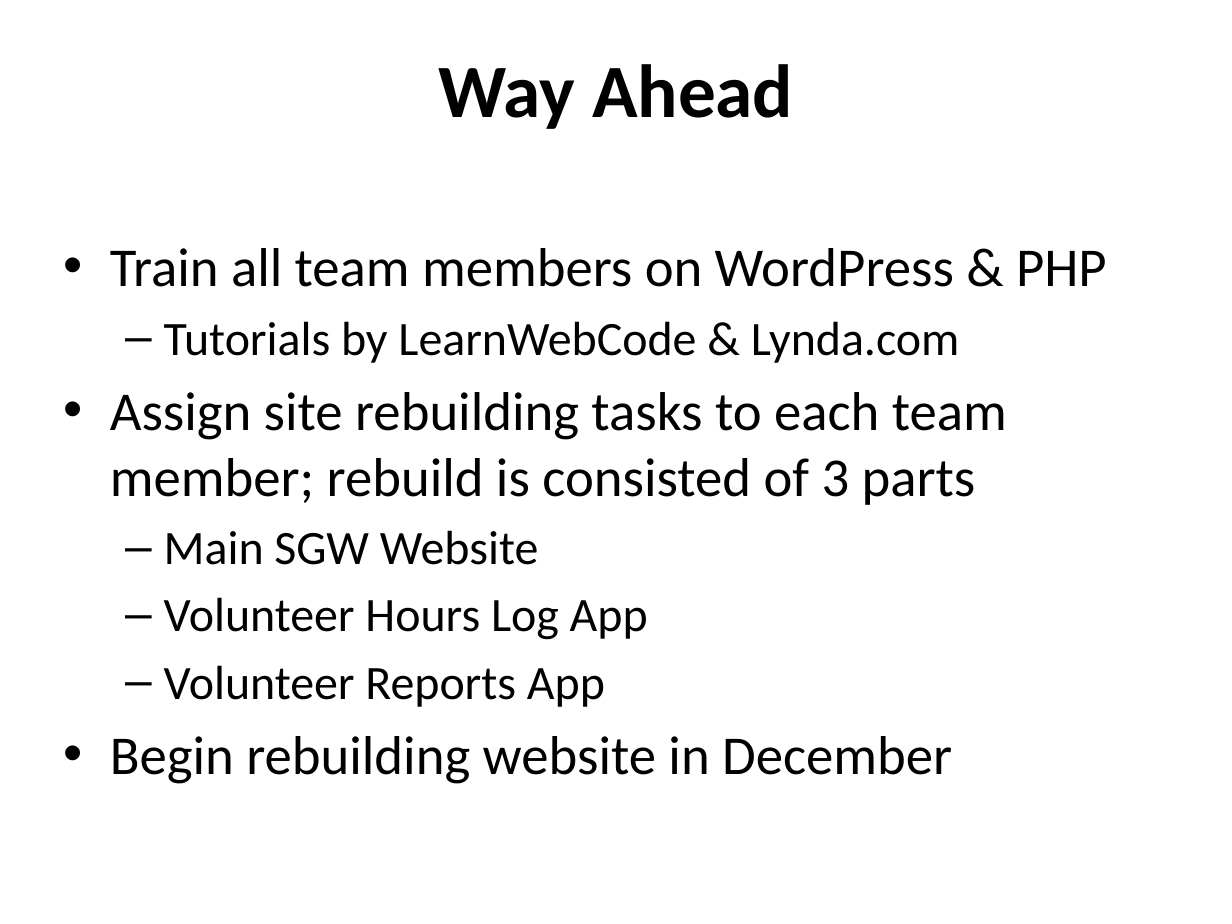
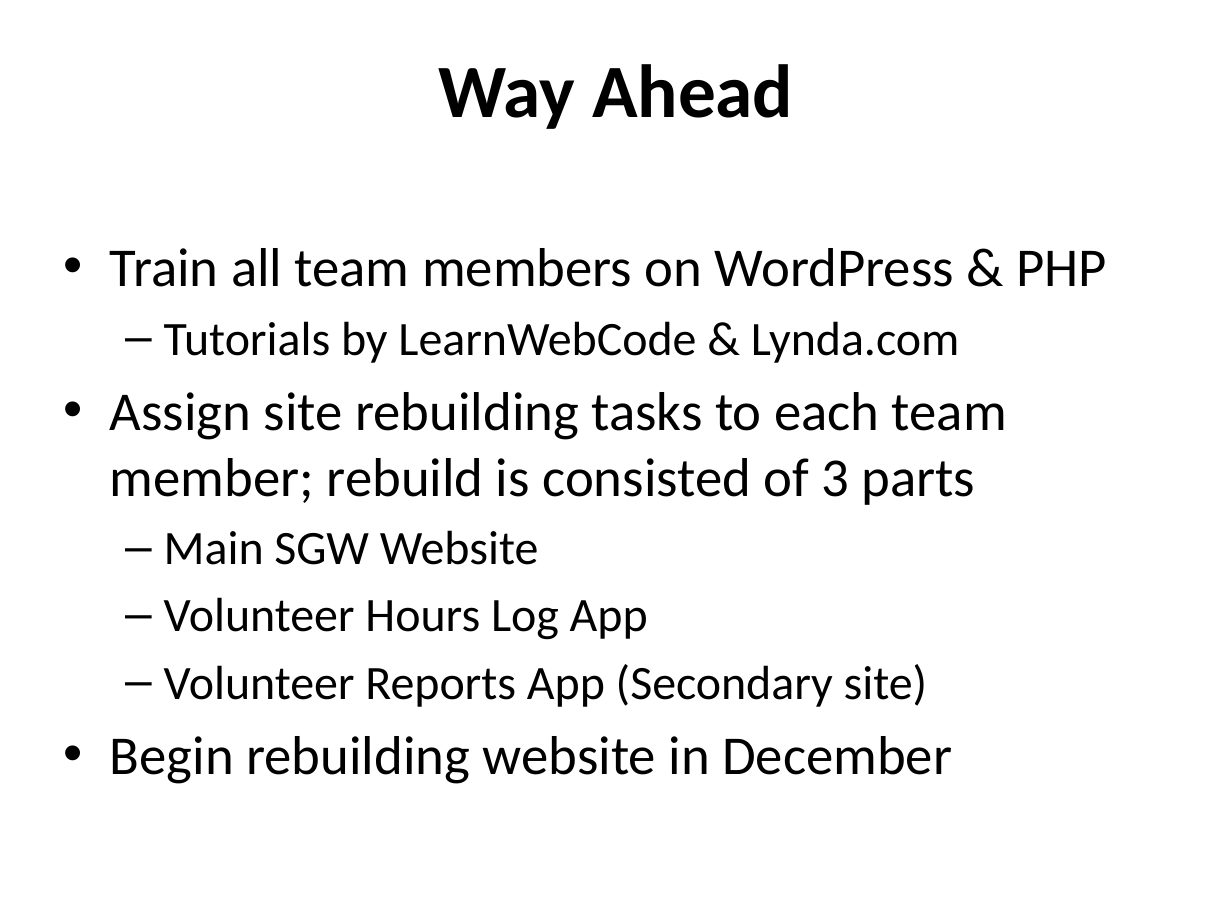
Before and after one commit to ehsantos11/MIST7590-Smithgall-Project, a slide deck: slide 19 of SGW Project Update (Final) 15Nov17.pptx. Drawn at 1232x924 pixels with LibreOffice and Linux fonts; fonts in the diff are those of the drawing; background and template pictures are left out. Boxes give left, top, right and bottom in pixels: in the first picture for what was removed or moved away, otherwise in the second. Text is boxed around its words. In the diff, an @@ line names an element or a change of style, - is before the commit and + after.

Commit message:
Updated SGW Project Update (Final) 15Nov17
Removed "Create Volunteer Profile" from User Stories & changed "Input
Volunteer Data/Hours" on Admin Workflow

```diff
--- a/SGW Project Update (Final) 15Nov17.pptx
+++ b/SGW Project Update (Final) 15Nov17.pptx
@@ text at [164, 664, 927, 707]: text changed @@
-  – Volunteer Reports App
+  – Volunteer Reports App (Secondary site)
```
Also in this commit, not shown: 5 other slides changed.
